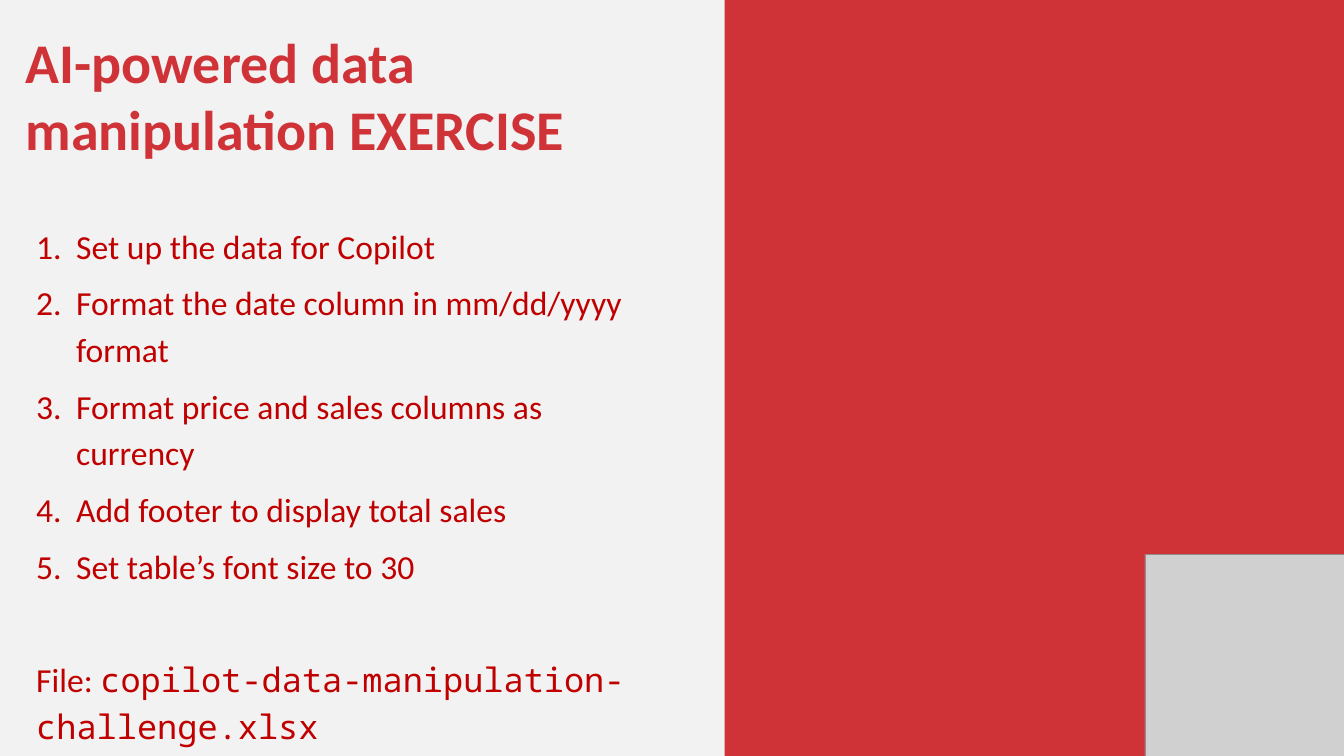
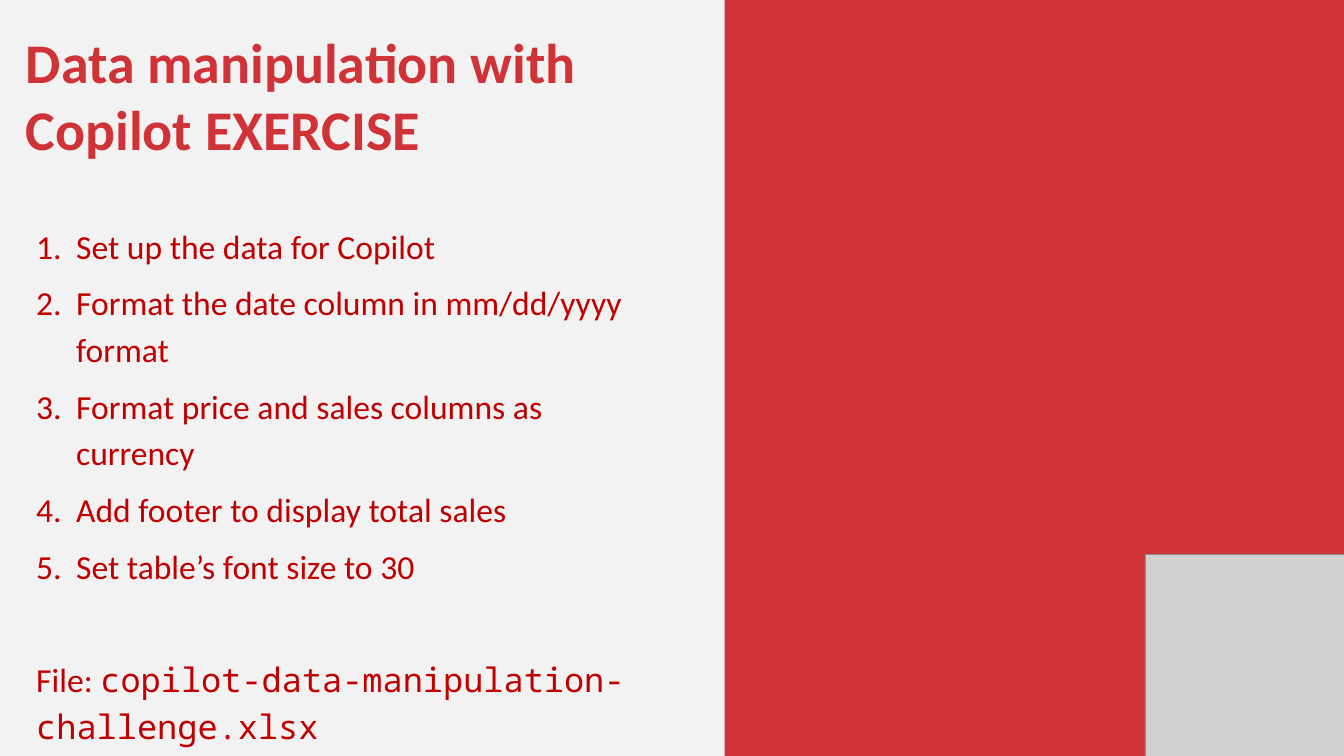
Before and after one commit to stringfestdata/xlgs-mc-2025, a slide deck: slide 9 of excel-power-tools-gxls-2025.pptx (slide 8 before the commit). Drawn at 1344x756 pixels with LibreOffice and Linux fonts; fonts in the diff are those of the drawing; grey boxes stand for pictures. Boxes give left, top, right and bottom in pixels: in the first picture for what was removed or moved away, otherwise in the second. Text is boxed around its words. In the diff, an @@ line names an element or a change of style, - is before the commit and + after.

```diff
--- a/excel-power-tools-gxls-2025.pptx
+++ b/excel-power-tools-gxls-2025.pptx
@@ text at box(26, 43, 576, 159): text changed @@
-AI-powered data manipulation EXERCISE
+Data manipulation with Copilot EXERCISE
```
Also in this commit, not shown: 6 other slides changed, 29 slides added, 5 slides removed, 45 other files.
